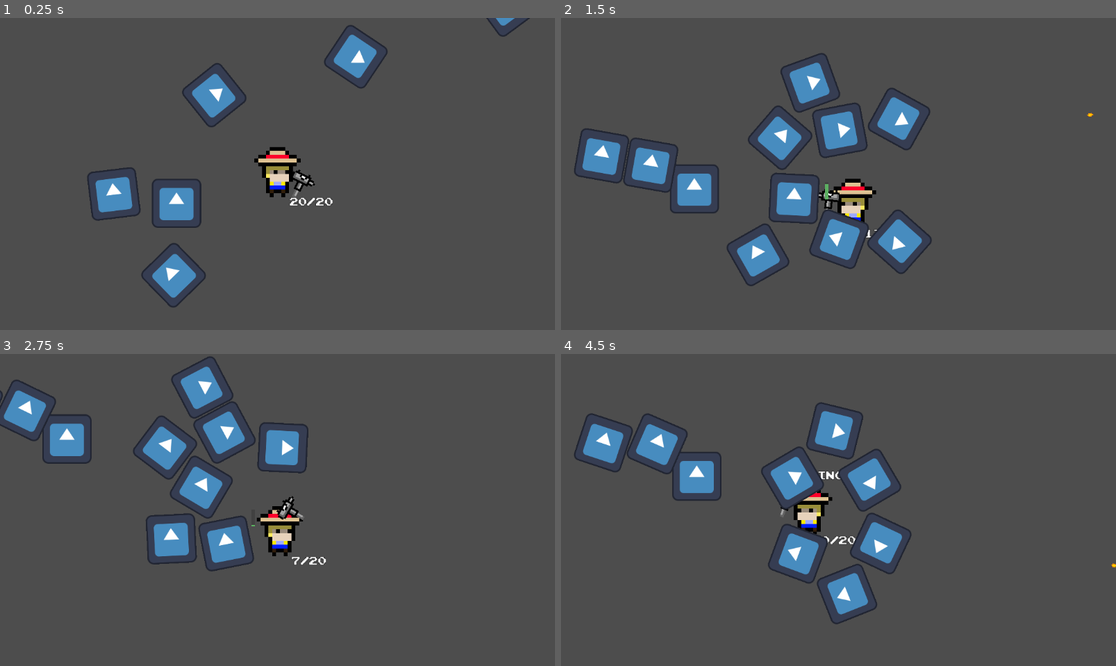
Above: before the commit, frames 1-4 (two rows, left to right).
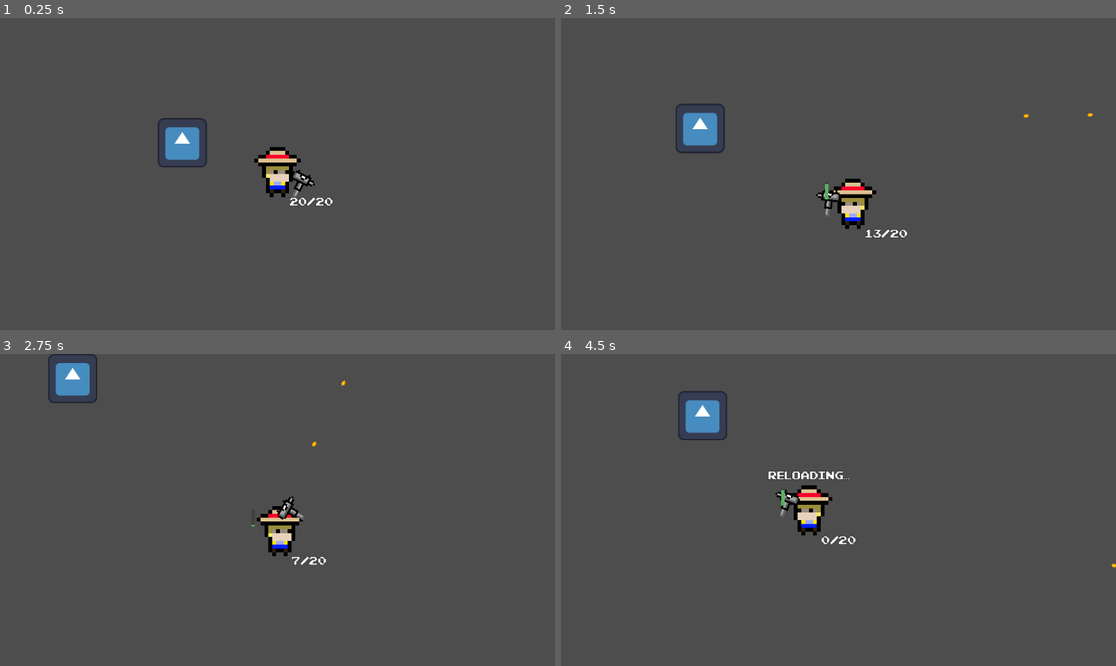
Above: after the commit, the same moments.

Repository: Shmath64/Guerrilla-Gardener
Game: Godot game, scene res://Scenes/world.tscn
Two runs of this game, one before a commit and one after it. Both use one fixed random seed, a clock stepped at 60 frames per second and the inputs below. The engine's default icon, where the game draws it, is replaced by a stand-in: a white triangle on a blue panel in a dark square.
Inputs (mouse positions are in pixels of both pictures, inside the frame that each line leads up to):
- Up to frame 1 (0.25 s): no input
- Up to frame 2 (1.5 s): move the mouse to (960, 158) at 0.52 s; press the mouse at (960, 158) at 0.53 s; hold Right (ui_right) 0.53-1.28 s; move the mouse to (727, 189) at 1.27 s; release the mouse at (727, 189) at 1.28 s; hold Down (ui_down) from 1.28 s (still down); tap Shift (sprint) at 1.35 s
- Up to frame 3 (2.75 s): move the mouse to (333, 441) at 2.02 s; release Down (ui_down) at 2.03 s; press the mouse at (333, 441) at 2.03 s; hold Right (ui_right) from 2.03 s (still down)
- Up to frame 4 (4.5 s): move the mouse to (810, 572) at 2.77 s; release Right (ui_right) at 2.78 s; release the mouse at (810, 572) at 2.78 s; hold Up (ui_up) 2.78-3.53 s; tap Shift (sprint) at 2.85, 4.35 s; move the mouse to (1005, 556) at 3.52 s; press the mouse at (1005, 556) at 3.53 s; hold Left (ui_left) from 3.53 s (still down); tap R (reload) at 4.15 s; move the mouse to (672, 463) at 4.27 s; release the mouse at (672, 463) at 4.28 s

The runs differ from the first frame. In frame 1, 5.2% of the frame differs, in the area x 15-96%, y 0-93%; in frame 2, 10%, in the area x 2-85%, y 11-86%; in frame 3, 8.4%; in frame 4, 8.5%.

Commit message:
Enemie script changed and world spawns zombies in quadrants

Diff:
--- a/Scenes/enemy.tscn
+++ b/Scenes/enemy.tscn
@@ -31,4 +31,7 @@
 [node name="FlashColorTimer" type="Timer" parent="."]
 wait_time = 0.05
 
+[node name="StunTimer" type="Timer" parent="."]
+wait_time = 0.5
+
 [connection signal="timeout" from="FlashColorTimer" to="." method="_on_flash_color_timer_timeout"]
--- a/Scenes/world.tscn
+++ b/Scenes/world.tscn
@@ -33,11 +33,10 @@
 script = ExtResource("1_pogo0")
 
 [node name="Player" parent="." instance=ExtResource("1_a7yib")]
-position = Vector2(-60, -127)
 
 [node name="TileMap" type="TileMap" parent="."]
 tile_set = SubResource("TileSet_o2smf")
 format = 2
 
 [node name="Target" parent="." instance=ExtResource("3_sab2r")]
-position = Vector2(-322, -51)
+position = Vector2(-247, -81)
--- a/Scripts/enemy.gd
+++ b/Scripts/enemy.gd
@@ -1,15 +1,25 @@
-extends PhysicsBody2D
-var velocity = Vector2()
+extends CharacterBody2D
 var DeathIndex = 2 #deprecated (Evan's code)
 var max_health = 100
+var speed = 200
+var stunned = false
 
 func _physics_process(_delta):
 	var Player = get_parent().get_node("Player")
 
-	position += (Player.position - position) / 50
-	look_at(Player.position)
+	#position += (Player.position - position) / 50
+	#look_at(Player.position)
 
-	move_and_collide(velocity)
+	set_velocity(Vector2(speed, 0).rotated(get_angle_to(Player.position)))
+
+	move_and_slide()
+	var collision = get_last_slide_collision()
+	if collision:
+		if collision.get_collider().has_method("touch_zombie"):
+			collision.get_collider().call("touch_zombie")
+			stunned = true
+			print("Stunned")
+
 
 func hit(damage : float):
 	max_health -= damage
--- a/Scripts/player.gd
+++ b/Scripts/player.gd
@@ -106,3 +106,6 @@
 
 func _on_sprint_timer_timeout():
 	sprinting = false
+
+func touch_zombie():
+	print("I GOT HURT BY ZOMBIE")
--- a/Scripts/world.gd
+++ b/Scripts/world.gd
@@ -1,18 +1,40 @@
 extends Node2D
 
 var enemy = preload("res://Scenes/enemy.tscn")
-var size_of_world = 1200
+var enemies_per_wave = [15, 25, 50, 80, 100]
+var wave_num = 0
+var WORLD_LENGTH = 3000 #minimum distance from center to edge (stone)
+var DISTANCE_FROM_GRASS = 100 #minimum distance from grass zombies can spawn
+var RANGE = 2 # how spread out should the zombies be when spawning (as a multiplier)
 
 # Called when the node enters the scene tree for the first time.
 func _ready():
-	for i in range(10):
-		spawn_enemy(Vector2(randi_range(-size_of_world, size_of_world), randi_range(-size_of_world, size_of_world)))
+	spawn_wave(wave_num)
 
 
 # Called every frame. 'delta' is the elapsed time since the previous frame.
 func _process(delta):
 	pass
 
+#Quadrants:
+#   0
+# 3   1
+#   2
+func spawn_wave(num : int):
+	for i in range(enemies_per_wave[num]):
+		var quadrant = randi_range(0,3)
+		var pos = Vector2.ZERO
+		match (quadrant):
+			0: #At least world length away, plus something from DISTANCE_FROM_GRASS to DISTANCE_FROM_GRASS*RANGE
+				pos = Vector2(randi_range(-WORLD_LENGTH, WORLD_LENGTH), -randi_range(DISTANCE_FROM_GRASS, RANGE*DISTANCE_FROM_GRASS) - WORLD_LENGTH)
+			1:
+				pos = Vector2(randi_range(DISTANCE_FROM_GRASS, RANGE*DISTANCE_FROM_GRASS) + WORLD_LENGTH, randi_range(-WORLD_LENGTH, WORLD_LENGTH))
+			2:
+				pos = Vector2(-randi_range(DISTANCE_FROM_GRASS, RANGE*DISTANCE_FROM_GRASS) - WORLD_LENGTH, randi_range(-WORLD_LENGTH, WORLD_LENGTH))
+			3:
+				pos = Vector2(randi_range(-WORLD_LENGTH, WORLD_LENGTH), randi_range(DISTANCE_FROM_GRASS, RANGE*DISTANCE_FROM_GRASS) + WORLD_LENGTH)
+		spawn_enemy(pos)
+
 func spawn_enemy(_position : Vector2):
 	var new_enemy = enemy.instantiate()
 	new_enemy.position = _position
